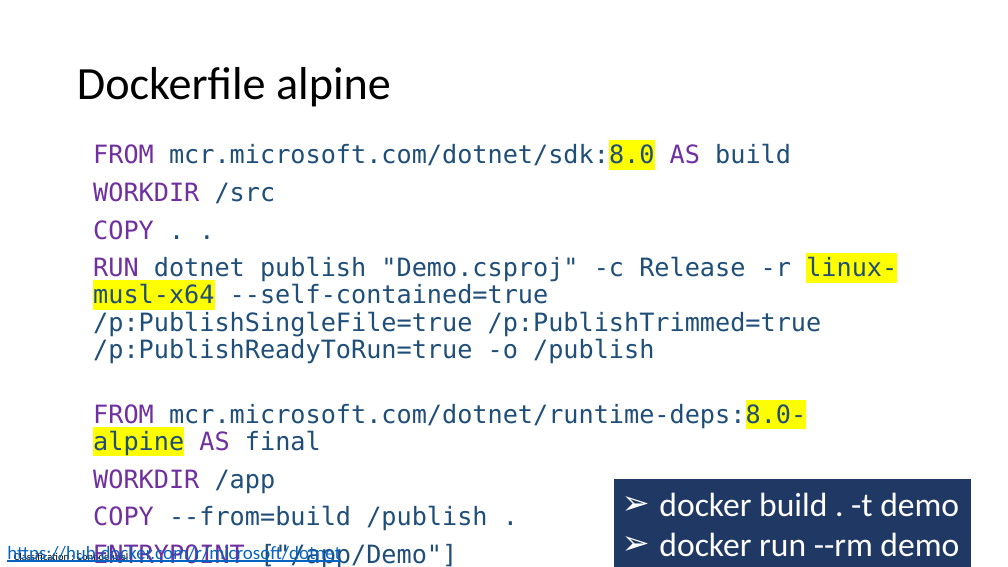
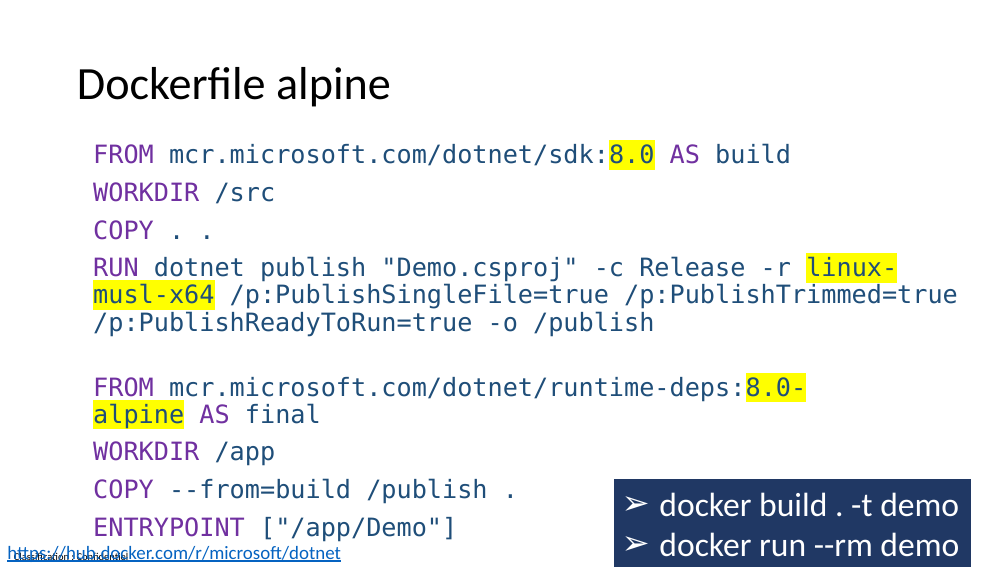
Before and after one commit to guillaume-chervet/course.dotnet, a slide deck: slide 46 of documentations/dotnet8.pptx. Drawn at 1008x567 pixels with LibreOffice and Linux fonts; fonts in the diff are those of the drawing. Boxes give left, top, right and bottom in pixels: in the first picture for what was removed or moved away, otherwise in the second. Text is boxed around its words. In the diff, an @@ line names an element or a change of style, - is before the commit and + after.

```diff
--- a/documentations/dotnet8.pptx
+++ b/documentations/dotnet8.pptx
@@ text at (93, 256, 958, 337): text changed @@
-RUN dotnet publish "Demo.csproj" -c Release -r linux-musl-x64 --self-contained=true /p:PublishSingleFile=true /p:PublishTrimmed=true /p:PublishReadyToRun=true -o /publish
+RUN dotnet publish "Demo.csproj" -c Release -r linux-musl-x64 /p:PublishSingleFile=true /p:PublishTrimmed=true /p:PublishReadyToRun=true -o /publish
```
Also in this commit, not shown: 7 other slides changed.
